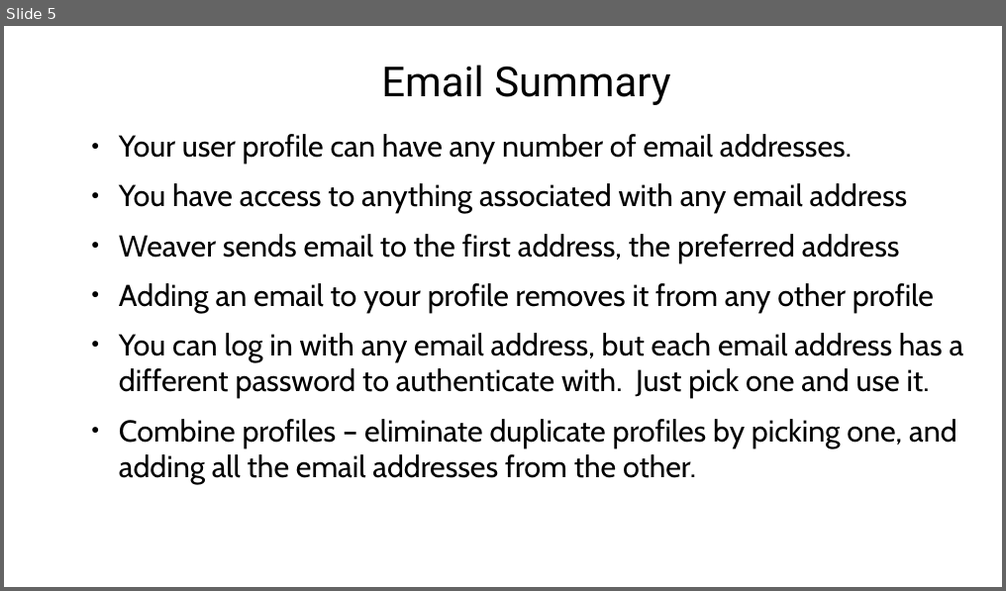
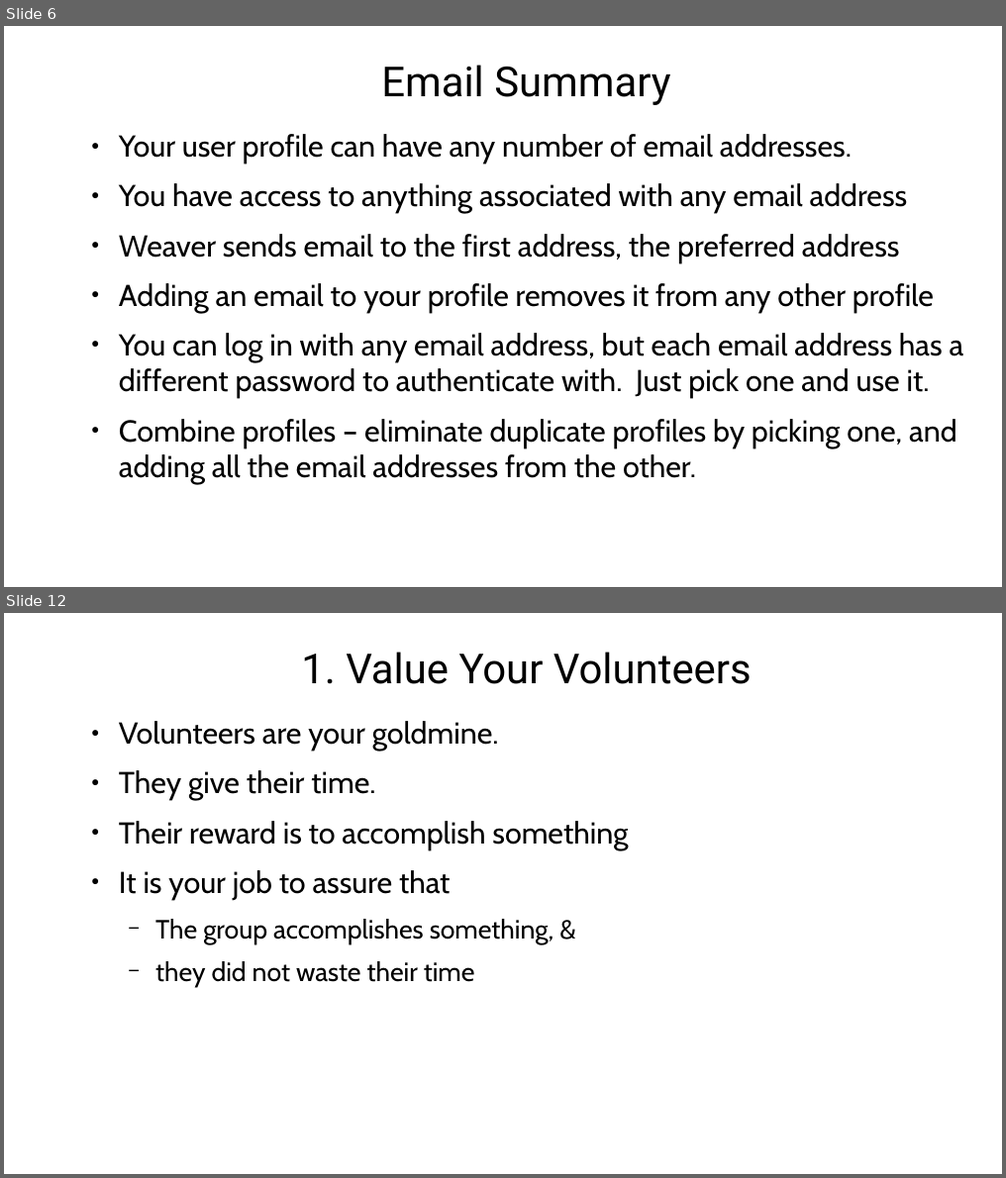
Before and after one commit to agilepro/cognoscenti, a slide deck: documentation/VideoPresentations.odp. Shown one above the other, each under a label of ours: slide 5 before the commit, slides 6 and 12 after it; the slides between them are not shown. The pictures are 1006x591 and 1006x1178 pixels, drawn with LibreOffice and Linux fonts; fonts in the diff are those of the drawing; background and template pictures are left out. Boxes give left, top, right and bottom in pixels: in the first picture for what was removed or moved away, otherwise in the second. Text is boxed around its words. In the diff, an @@ line names an element or a change of style, - is before the commit and + after.

```diff
--- a/documentation/VideoPresentations.odp
+++ b/documentation/VideoPresentations.odp
@@ slide 12 added at [4,613,1002,1174], background picture (left out) @@
@@ title added at [301,652,751,684], 38.3 pt, text #000000 @@
+1. Value Your Volunteers
@@ text added at [119,721,628,987], 27.9 pt, text #000000 @@
+● Volunteers are your goldmine.
+● They give their time.
+● Their reward is to accomplish something
+● It is your job to assure that
+  − The group accomplishes something, &
+  − they did not waste their time
@@ what was slide 5 is now slide 6 @@
```
Also in this commit, not shown: 23 other slides added, 2 other files.
